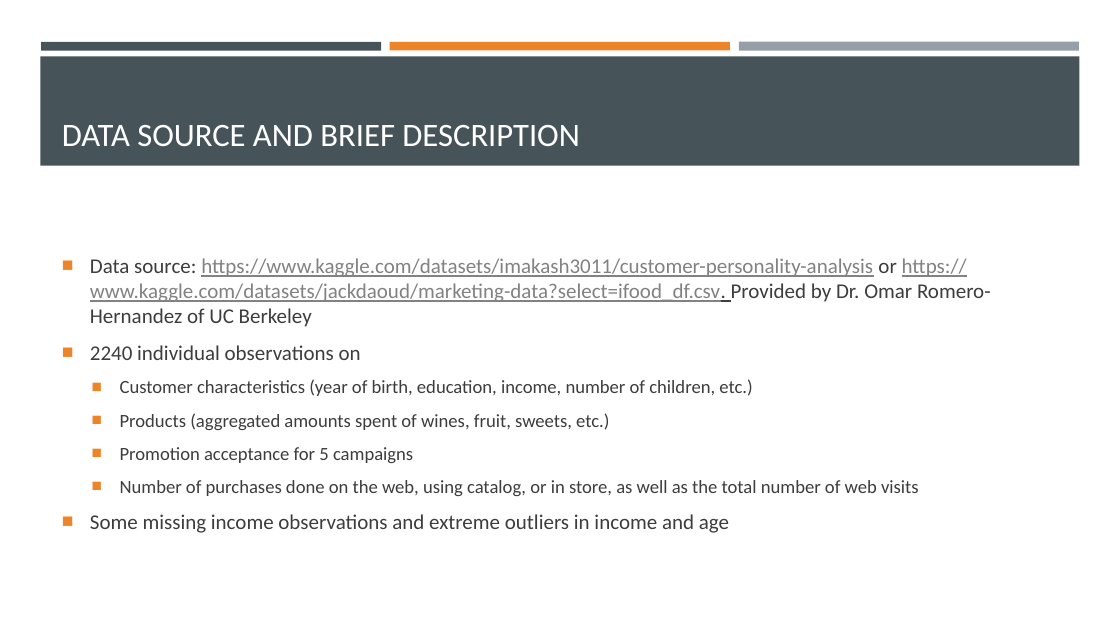
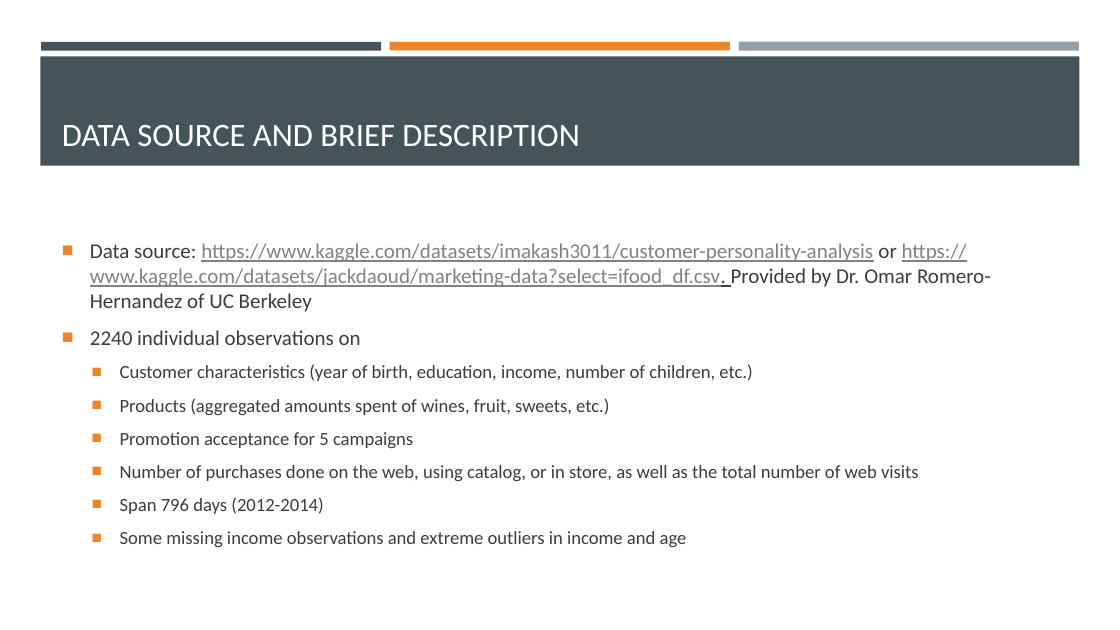
Before and after one commit to dapopov-st/store-customer-segmentation, a slide deck: slide 2 of Customer-Segmentation-Presentation.pptx. Drawn at 1120x630 pixels with LibreOffice and Linux fonts; fonts in the diff are those of the drawing. Boxes give left, top, right and bottom in pixels: in the first picture for what was removed or moved away, otherwise in the second. Text is boxed around its words. In the diff, an @@ line names an element or a change of style, - is before the commit and + after.

```diff
--- a/Customer-Segmentation-Presentation.pptx
+++ b/Customer-Segmentation-Presentation.pptx
@@ text at box(120, 497, 323, 514): paragraph added @@
+  ■ Span 796 days (2012-2014)
@@ text at box(120, 531, 687, 547): size 18 to 16 pt in "Some missing income observations and extreme outliers ..."; list level 1 to 2 in "Some missing income observations and ..." @@
```
Also in this commit, not shown: 17 other slides changed, 1 other file.
